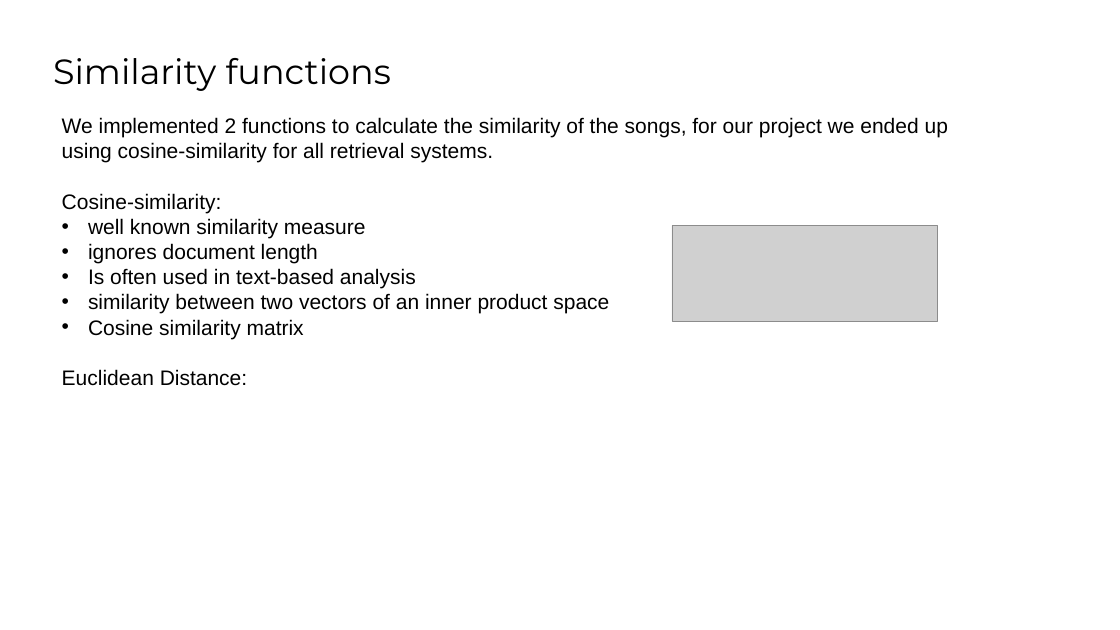
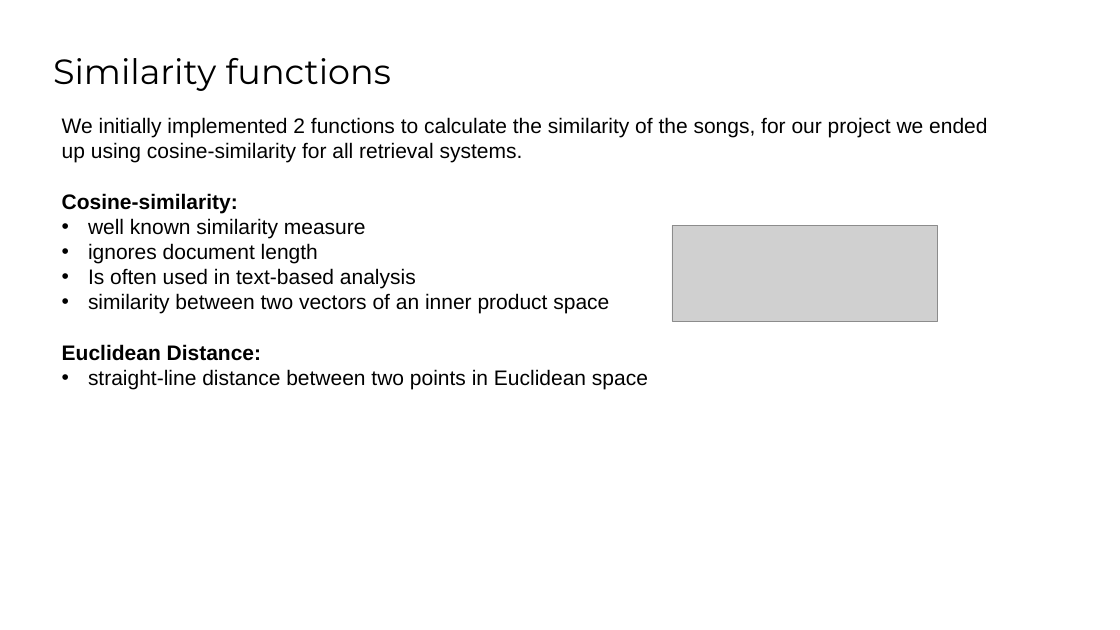
Before and after one commit to SaraCoolman/MMSR, a slide deck: slide 4 of project_3_team_E/Final Presentation.pptx. Drawn at 1120x630 pixels with LibreOffice and Linux fonts; fonts in the diff are those of the drawing; grey boxes stand for pictures; background and template pictures are left out. Boxes give left, top, right and bottom in pixels: in the first picture for what was removed or moved away, otherwise in the second. Text is boxed around its words. In the diff, an @@ line names an element or a change of style, - is before the commit and + after.

```diff
--- a/project_3_team_E/Final Presentation.pptx
+++ b/project_3_team_E/Final Presentation.pptx
@@ text at [62,117,987,163]: text changed @@
-We implemented 2 functions to calculate the similarity of the songs, for our project we ended up using cosine-similarity for all retrieval systems.
+We initially implemented 2 functions to calculate the similarity of the songs, for our project we ended up using cosine-similarity for all retrieval systems.
@@ text at [62,193,261,361]: bold on in "Cosine-similarity:", "Euclidean Distance:" @@
@@ text at [88,319,304,339]: paragraph removed @@
-• Cosine similarity matrix
@@ text at [88,369,648,389]: paragraph added @@
+• straight-line distance between two points in Euclidean space
```
Also in this commit, not shown: 10 other slides changed, 1 slide added.
